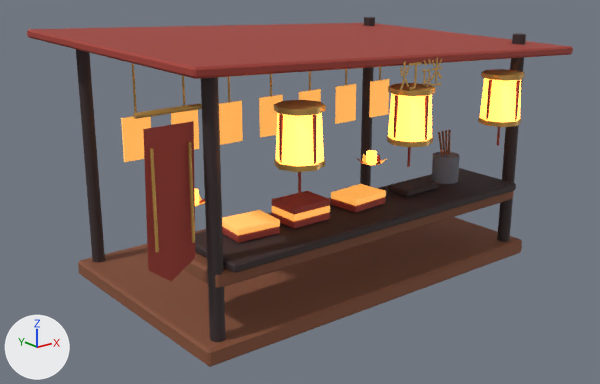
An edit to the glTF model packages/assets/shangyuan/models/model-stall-riddle.glb, drawn before and after from the same camera.
Before and after are seen from a 50 mm lens placed at (-5.89, -7.21, 4.27), pointed at (-0.24, -0.15, 1.44). Arrows for +X, +Y and +Z are at lower left; the lights stay in place. The picture after the commit comes second. Where no turn or scale is listed for an object, it has been applied to the vertices. Vertices at exactly the same position are counted once.

Objects in the first picture: 'Sign_灯谜', 'model-stall-riddle'.
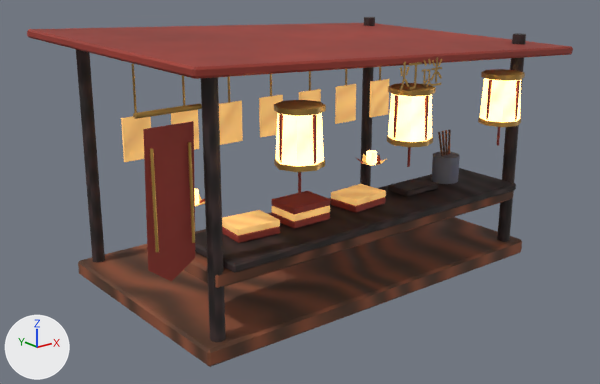
What changed in the scene script:
```text
Change mat_sy_wood:
    where n0 = _N.new('ShaderNodeBsdfPrincipled'); n0.name = 'Principled BSDF'
    remove n0.inputs[0].default_value = (0.238, 0.0823, 0.0382, 1.0)  # 'Base Color', brown #865137
    add n2 = _N.new('ShaderNodeTexImage'); n2.name = 'Image Texture'
    add n2.image = img_t_sy_wood_basecolor
    add n3 = _N.new('ShaderNodeNormalMap'); n3.name = 'Normal Map'
    add n3.uv_map = 'UVMap'
    add n3.inputs[0].default_value = 0.65  # 'Strength'
    add n4 = _N.new('ShaderNodeTexImage'); n4.name = 'Image Texture.001'
    add n4.image = img_t_sy_wood_normal
    add _L.new(n2.outputs[0], n0.inputs[0])  # 'Color' to 'Base Color'
    add _L.new(n3.outputs[0], n0.inputs[5])  # 'Normal' to 'Normal'
    add _L.new(n4.outputs[0], n3.inputs[1])  # 'Color' to 'Color'
Change mat_sy_vermilion:
    where n0 = _N.new('ShaderNodeBsdfPrincipled'); n0.name = 'Principled BSDF'
    remove n0.inputs[0].default_value = (0.366, 0.0437, 0.0296, 1.0)  # 'Base Color', red #a33b30
    add n2 = _N.new('ShaderNodeTexImage'); n2.name = 'Image Texture'
    add n2.image = img_t_sy_vermilion_basecolor
    add n3 = _N.new('ShaderNodeNormalMap'); n3.name = 'Normal Map'
    add n3.uv_map = 'UVMap'
    add n3.inputs[0].default_value = 0.65  # 'Strength'
    add n4 = _N.new('ShaderNodeTexImage'); n4.name = 'Image Texture.001'
    add n4.image = img_t_sy_vermilion_normal
    add _L.new(n2.outputs[0], n0.inputs[0])  # 'Color' to 'Base Color'
    add _L.new(n3.outputs[0], n0.inputs[5])  # 'Normal' to 'Normal'
    add _L.new(n4.outputs[0], n3.inputs[1])  # 'Color' to 'Color'
Change mat_sy_lantern:
    remove # nodes: BsdfPrincipled, OutputMaterial
    remove # colours: beige #ffd18a, orange #ff9e3d
    nodes: BsdfPrincipled, NormalMap, OutputMaterial, TexImage x3
    uses the picture img_t_sy_lantern_basecolor
    uses the picture img_t_sy_lantern_normal
Change mat_sy_gold:
    where n0 = _N.new('ShaderNodeBsdfPrincipled'); n0.name = 'Principled BSDF'
    remove n0.inputs[0].default_value = (0.638, 0.361, 0.0908, 1.0)  # 'Base Color', orange #d1a255
    add n2 = _N.new('ShaderNodeTexImage'); n2.name = 'Image Texture'
    add n2.image = img_t_sy_gold_basecolor
    add n3 = _N.new('ShaderNodeNormalMap'); n3.name = 'Normal Map'
    add n3.uv_map = 'UVMap'
    add n3.inputs[0].default_value = 0.65  # 'Strength'
    add n4 = _N.new('ShaderNodeTexImage'); n4.name = 'Image Texture.001'
    add n4.image = img_t_sy_gold_normal
    add _L.new(n2.outputs[0], n0.inputs[0])  # 'Color' to 'Base Color'
    add _L.new(n3.outputs[0], n0.inputs[5])  # 'Normal' to 'Normal'
    add _L.new(n4.outputs[0], n3.inputs[1])  # 'Color' to 'Color'
Change mat_sy_paper:
    remove # nodes: BsdfPrincipled, OutputMaterial
    remove # colours: beige #e2b573, orange #e19840
    nodes: BsdfPrincipled, NormalMap, OutputMaterial, TexImage x3
    uses the picture img_t_sy_paper_basecolor
    uses the picture img_t_sy_paper_normal
Change me_model_stall_riddle:
    where me_model_stall_riddle.from_pydata(...)  # 1067 vertices, 1819 faces; spans x -2.79..2.52, y -1.83..1.7, z 0.46..3.27
    me_model_stall_riddle part 1: texture (UV) coordinates changed
```

What differs and where, as boxes [x1, y1, x2, y2] in the pictures (600 x 384 px):
'model-stall-riddle', surface changed: [38, 23, 573, 366] in both
'Sign_灯谜', surface changed: [399, 57, 442, 91] in both
